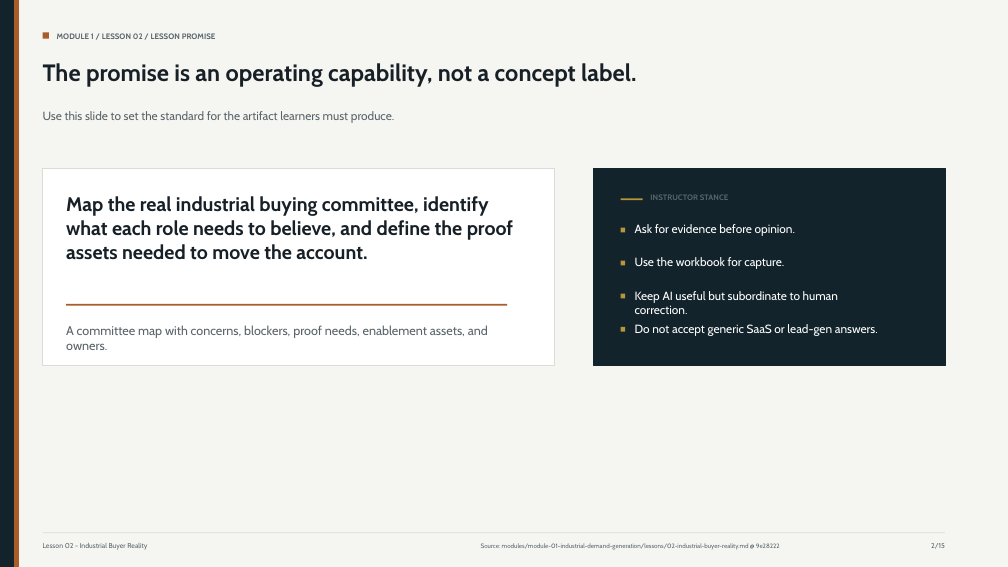
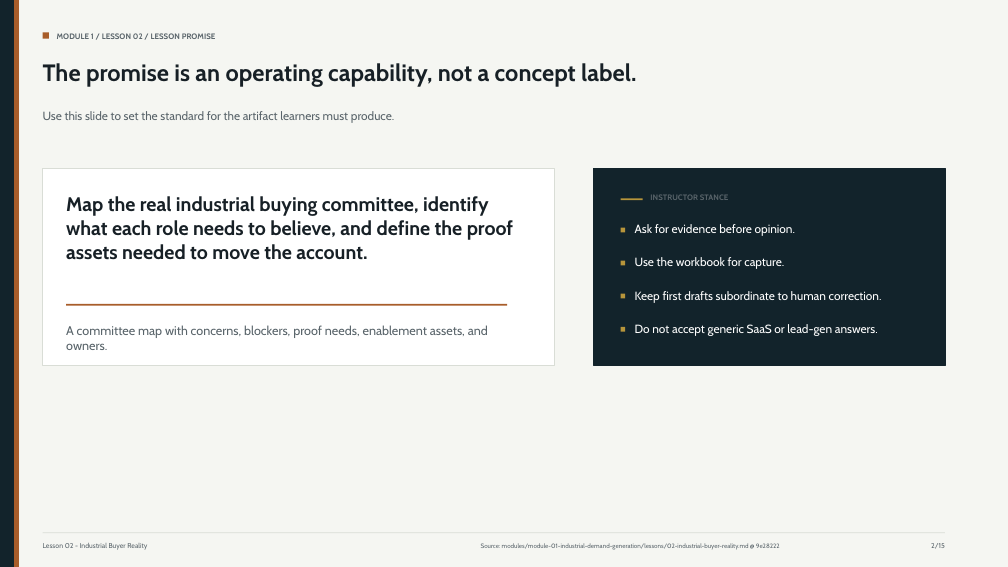
Before and after one commit to VK-VYNX/private-academy-industrial-gtm, a slide deck: slide 2 of modules/module-01-industrial-demand-generation/delivery-pack/slide-decks/exports/lesson-02-industrial-buyer-reality.pptx. Drawn at 1008x567 pixels with LibreOffice and Linux fonts; fonts in the diff are those of the drawing. Boxes give left, top, right and bottom in pixels: in the first picture for what was removed or moved away, otherwise in the second. Text is boxed around its words. In the diff, an @@ line names an element or a change of style, - is before the commit and + after.

Commit message:
Make Module 1 slide decks human-only

```diff
--- a/modules/module-01-industrial-demand-generation/delivery-pack/slide-decks/exports/lesson-02-industrial-buyer-reality.pptx
+++ b/modules/module-01-industrial-demand-generation/delivery-pack/slide-decks/exports/lesson-02-industrial-buyer-reality.pptx
@@ text at bbox=[635, 291, 882, 303]: text changed @@
-Keep AI useful but subordinate to human correction.
+Keep first drafts subordinate to human correction.
```
Also in this commit, not shown: 6 other slides changed, 26 other files.
